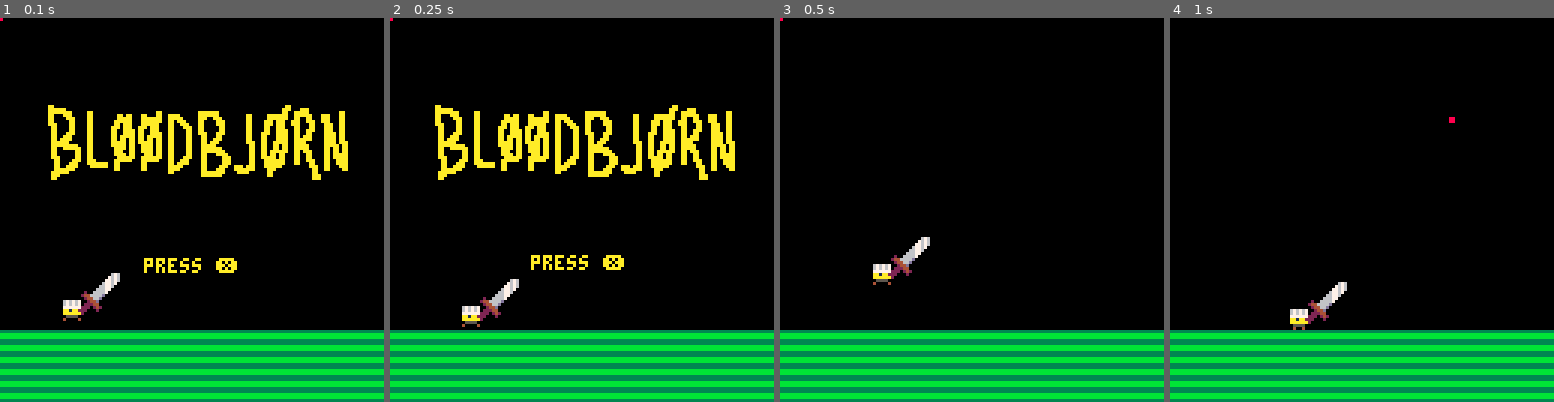
Above: before the commit, frames 1-4 (left to right).
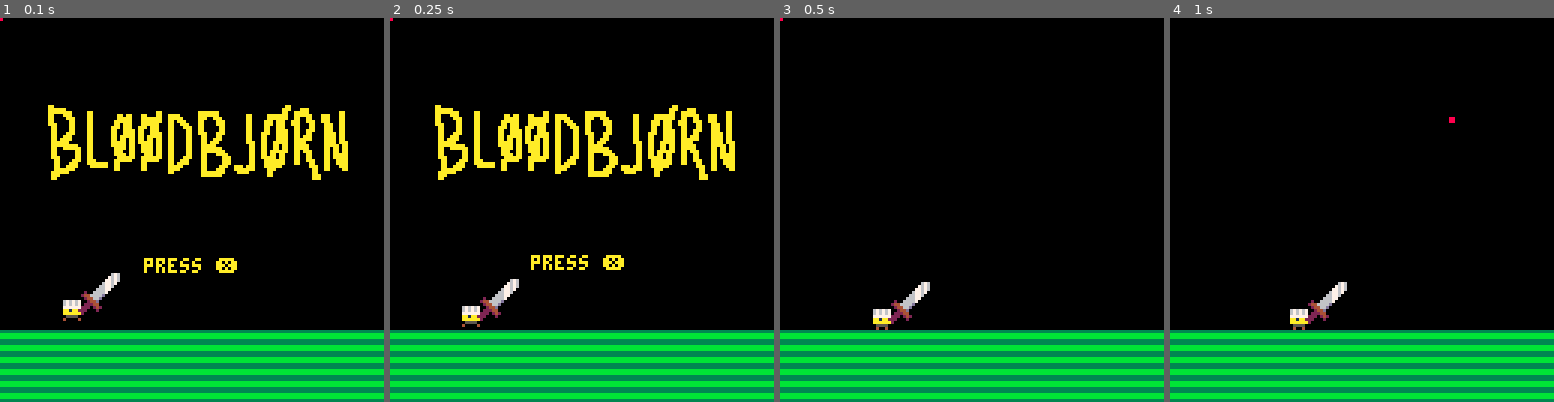
Above: after the commit, the same moments.

Repository: verdog/gamedev-examples
Game: PICO-8 cartridge component/7.p8
Two runs of this game, one before a commit and one after it. Both use one fixed random seed, a clock stepped at 60 frames per second and the inputs below.
Inputs (mouse positions are in pixels of both pictures, inside the frame that each line leads up to):
- Up to frame 1 (0.1 s): no input
- Up to frame 2 (0.25 s): no input
- Up to frame 3 (0.5 s): tap X (X key) at 0.33 s
- Up to frame 4 (1 s): click (1450, 121) at 0.67 s

Frames 1-2 are identical in both runs. In frame 3, 1.2% of the frame differs, in the area x 24-40%, y 57-82%; in frame 4, nothing differs.

Commit message:
tidied up

Diff:
--- a/component/7.p8
+++ b/component/7.p8
@@ -84,7 +84,8 @@
 	if (btn(⬆️)) yinp -= 1
 
 	-- direct access
-	if a.physics_.onground == true and yinp < 0 then
+	if a.physics_.onground == true
+	and yinp < 0 then
 		a.vy -= 2
 	end
 
@@ -105,7 +106,9 @@
 	end
 
 	-- direct access
-	if rnd(60) < 1 and a.physics_.onground == true then
+	if rnd(60) < 1
+	and a.physics_.onground == true
+	then
 		a.vy -= 2
 	end
 
